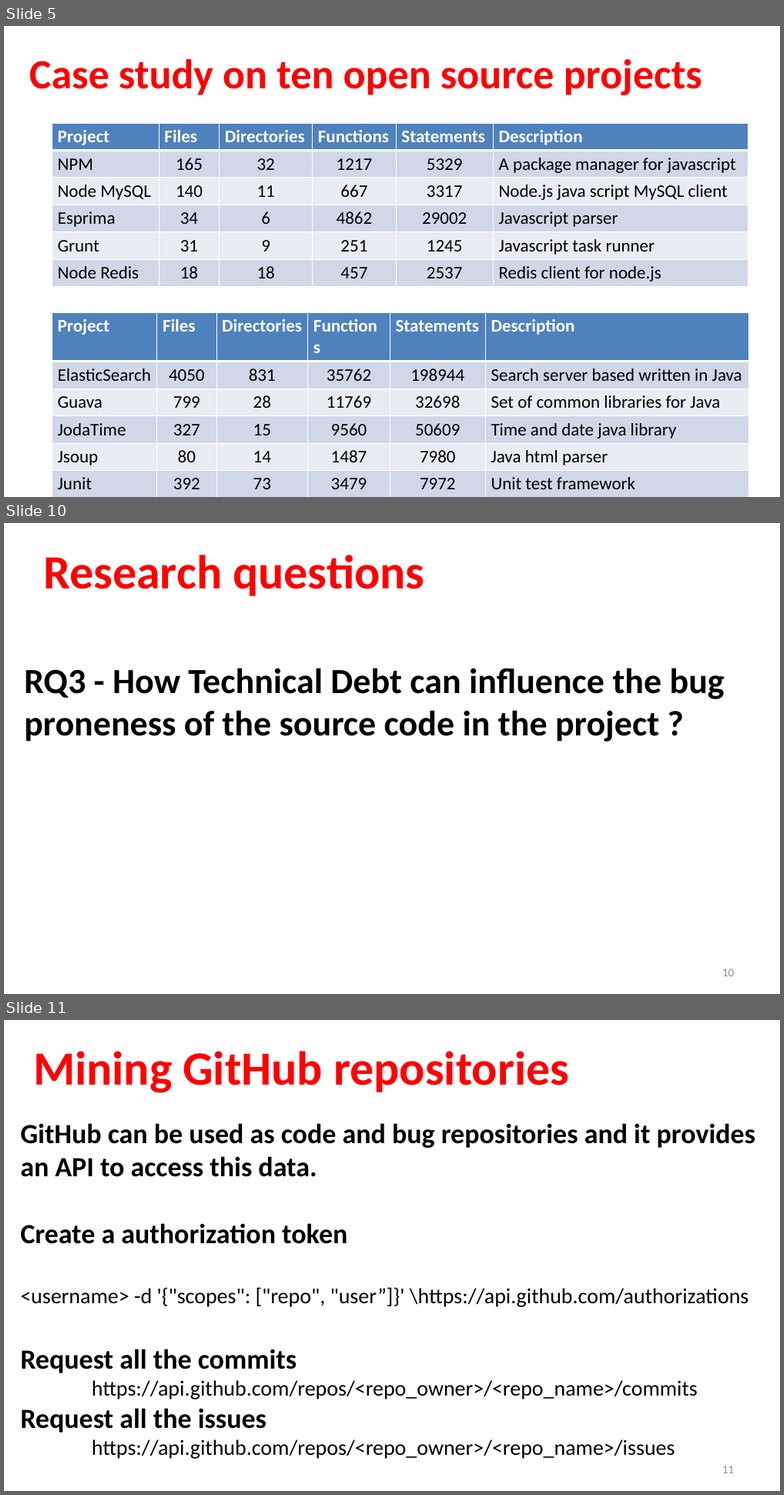
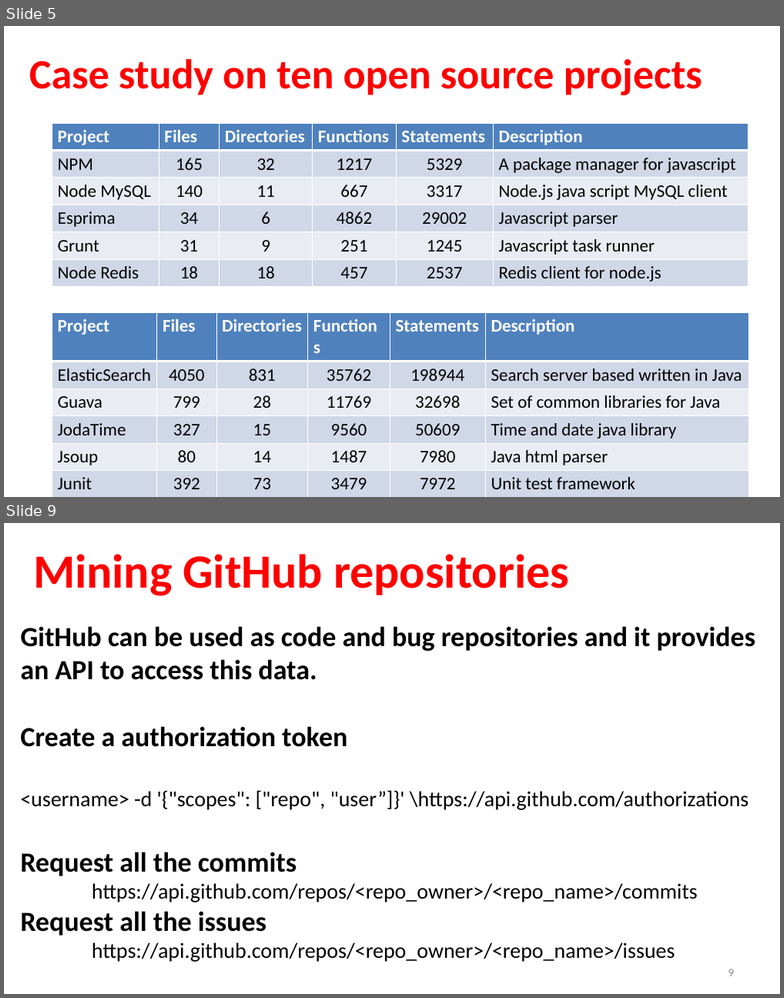
Before and after one commit to sshishe/js-evolution, a slide deck: presentation.pptx. Shown one above the other, each under a label of ours: slides 5, 10 and 11 before the commit, slides 5 and 9 after it; the slides between them are not shown. The pictures are 784x1495 and 784x998 pixels, drawn with LibreOffice and Linux fonts; fonts in the diff are those of the drawing. Boxes give left, top, right and bottom in pixels: in the first picture for what was removed or moved away, otherwise in the second. Text is boxed around its words. In the diff, an @@ line names an element or a change of style, - is before the commit and + after.

```diff
--- a/presentation.pptx
+++ b/presentation.pptx
@@ slide 10 removed at [4, 523, 780, 994], background #FFFFFF @@
@@ title removed at [43, 555, 424, 596] @@
-Research questions
@@ text removed at [24, 668, 725, 742] @@
-RQ3 - How Technical Debt can influence the bug proneness of the source code in the project ?
@@ page number removed at [722, 969, 734, 977] @@
-10
@@ what was slide 11 is now slide 9 @@
@@ page number at [729, 969, 735, 977]: text changed @@
-11
+9
```
Also in this commit, not shown: 4 slides changed, 1 other slide removed.
